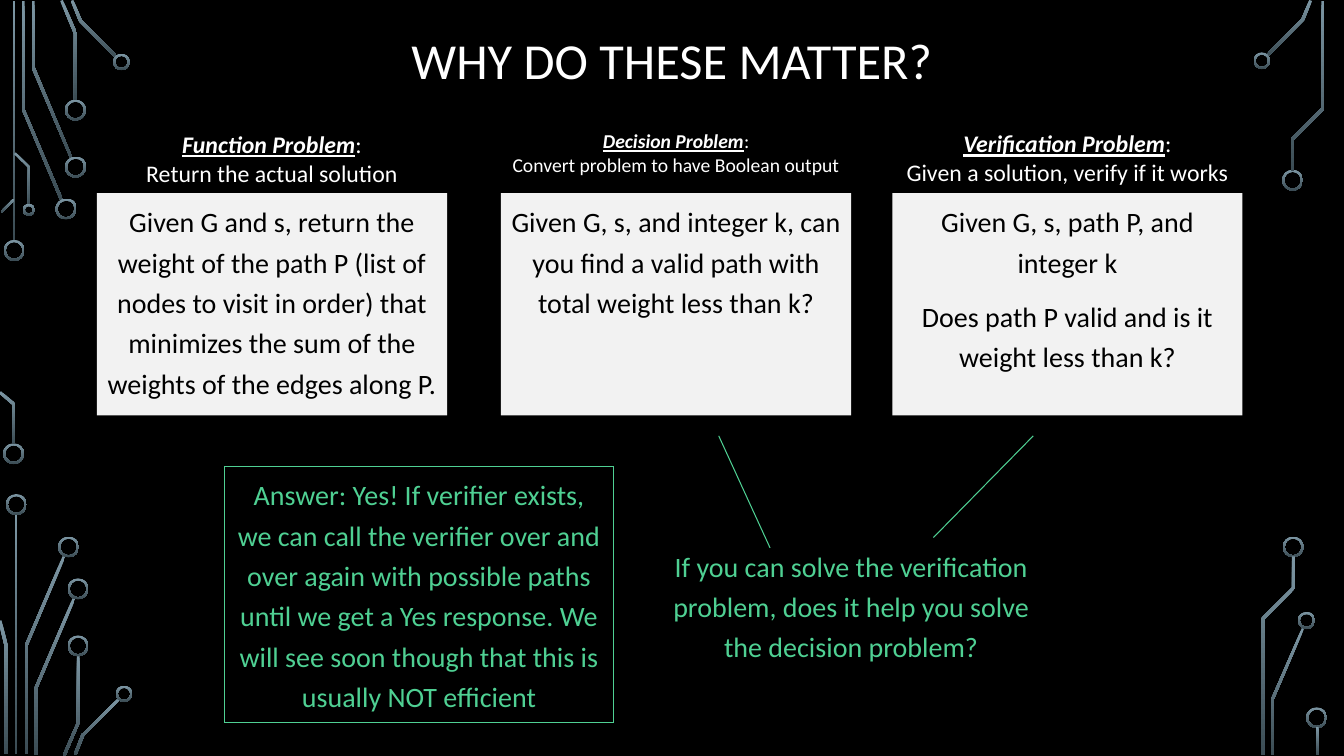
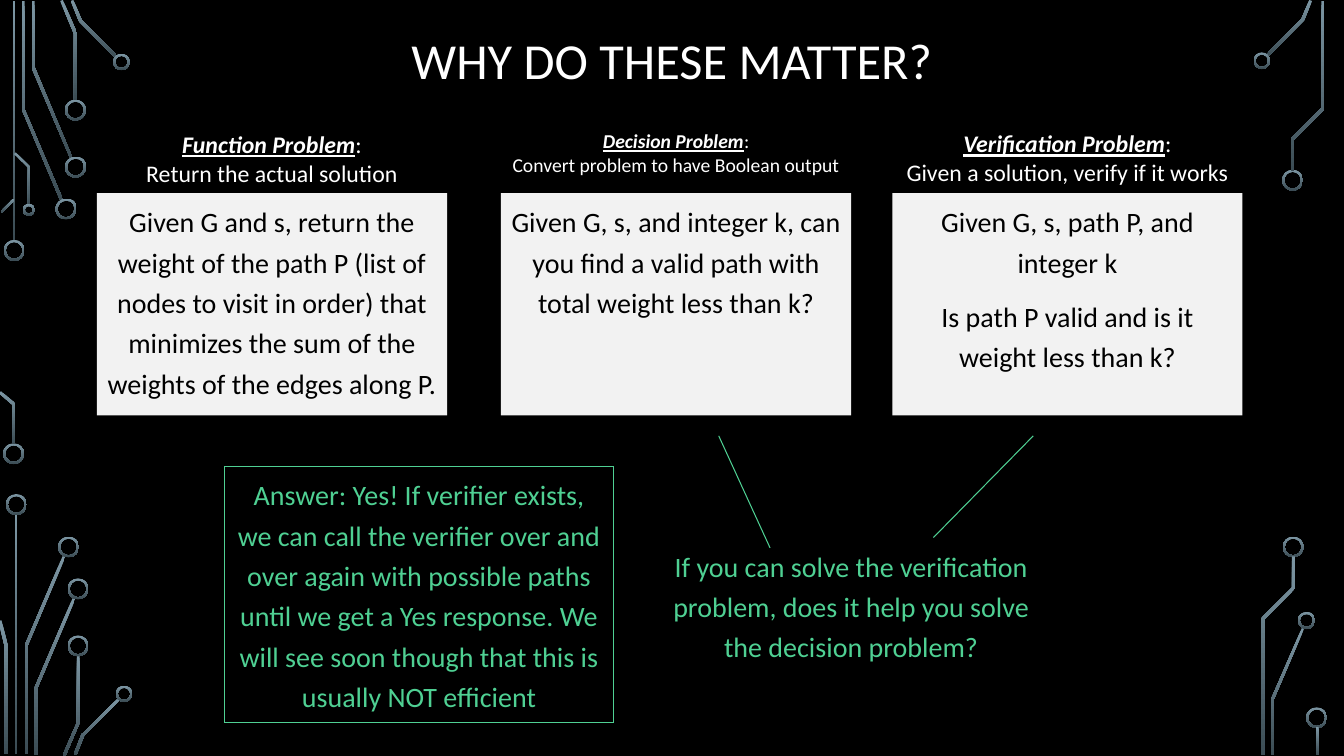
Before and after one commit to markfloryan/dmt2, a slide deck: slide 15 of slides/05-ComplexityTheory.pptx. Drawn at 1344x756 pixels with LibreOffice and Linux fonts; fonts in the diff are those of the drawing; background and template pictures are left out. Boxes give left, top, right and bottom in pixels: in the first picture for what was removed or moved away, otherwise in the second. Text is boxed around its words. In the diff, an @@ line names an element or a change of style, - is before the commit and + after.

```diff
--- a/slides/05-ComplexityTheory.pptx
+++ b/slides/05-ComplexityTheory.pptx
@@ text in rectangle at box(941, 307, 1193, 372): text changed @@
-Does path P valid and is it weight less than k?
+Is path P valid and is it weight less than k?
```
Also in this commit, not shown: 3 other slides changed, 3 other files.
